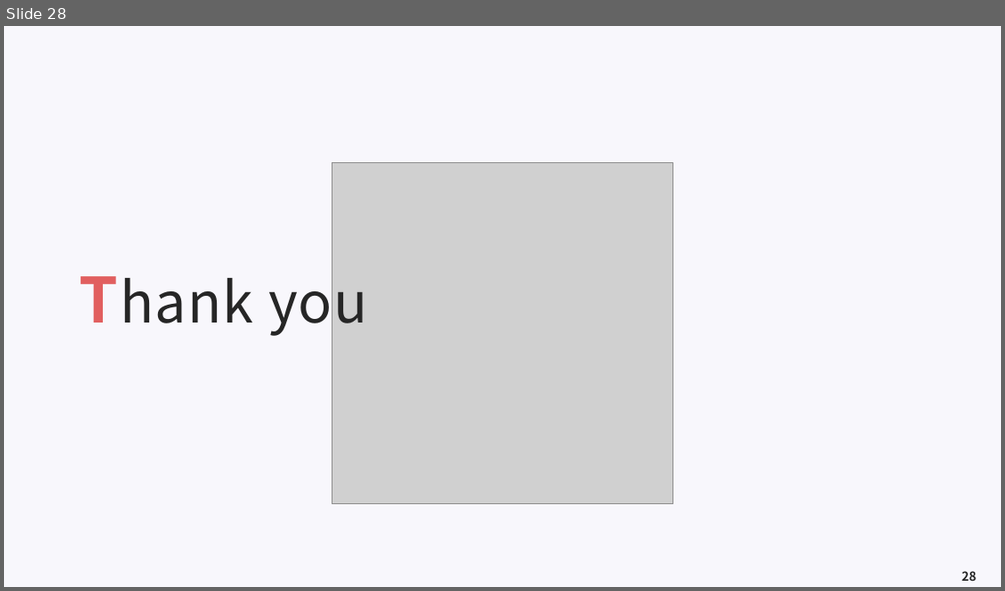
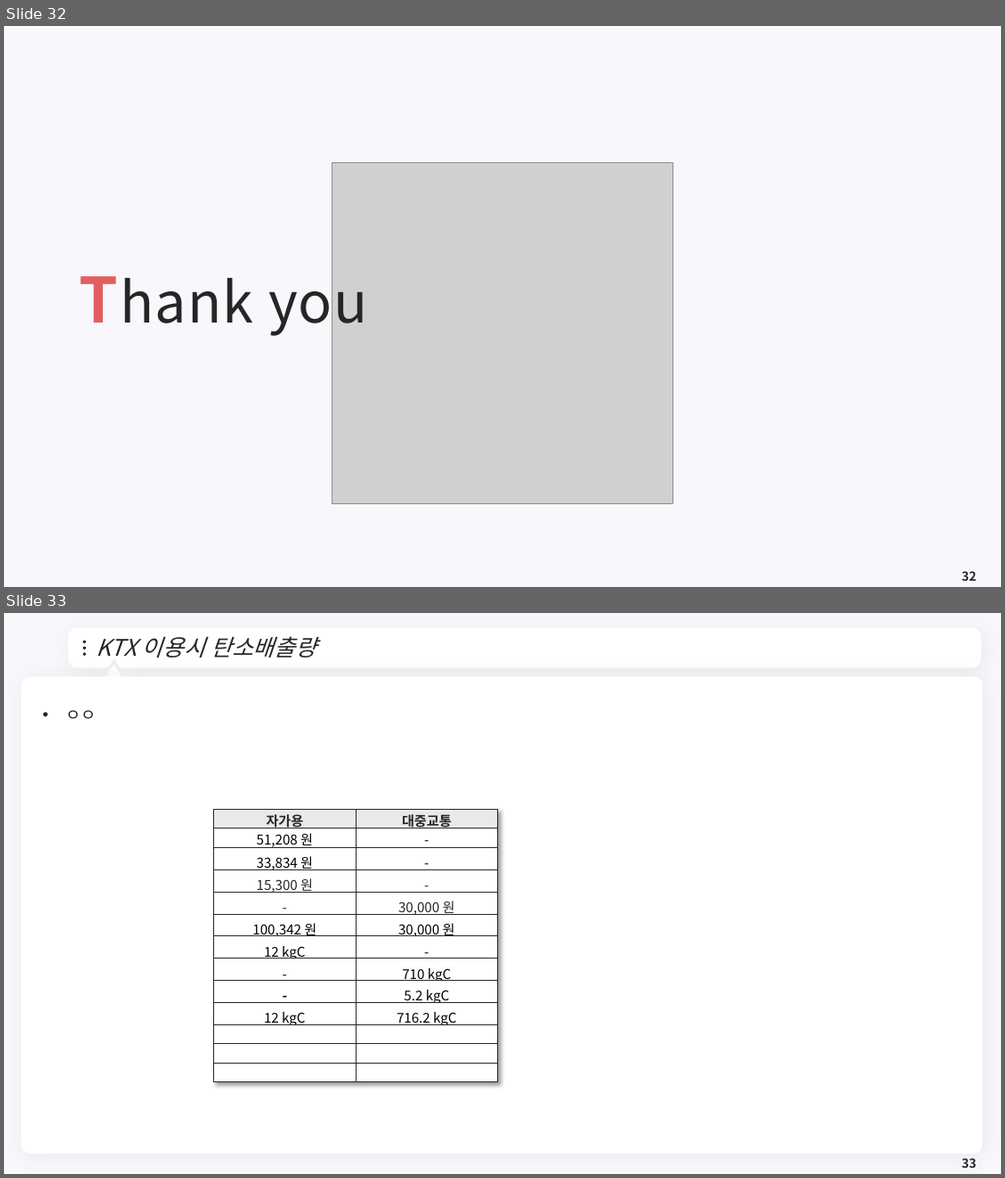
Before and after one commit to meandthey/Teaching, a slide deck: 생활속의 경제/01_Lectures/생활속의 경제_(에너지경제).pptx. Shown one above the other, each under a label of ours: slide 28 before the commit, slides 32 and 33 after it. The pictures are 1005x591 and 1005x1178 pixels, drawn with LibreOffice and Linux fonts; fonts in the diff are those of the drawing; grey boxes stand for pictures; background and template pictures are left out. Boxes give left, top, right and bottom in pixels: in the first picture for what was removed or moved away, otherwise in the second. Text is boxed around its words. In the diff, an @@ line names an element or a change of style, - is before the commit and + after.

```diff
--- a/생활속의 경제/01_Lectures/생활속의 경제_(에너지경제).pptx
+++ b/생활속의 경제/01_Lectures/생활속의 경제_(에너지경제).pptx
@@ slide 33 added at (4, 613, 1001, 1174), background #F8F7FC @@
@@ freeform shape added at (72, 632, 978, 665), fill #FFFFFF, outline #FFFFFF 7.25 pt @@
@@ title added at (97, 636, 316, 657), 22 pt, text #262626, italic @@
+KTX 이용시 탄소배출량
@@ ellipse added at (83, 641, 86, 643), fill #262626 @@
@@ ellipse added at (83, 647, 86, 649), fill #262626 @@
@@ ellipse added at (83, 653, 86, 656), fill #262626 @@
@@ freeform shape added at (957, 643, 966, 654), fill #FFFFFF @@
@@ rounded rectangle added at (21, 676, 983, 1153), fill #FFFFFF @@
@@ triangle added at (105, 667, 122, 682), fill #FFFFFF, outline #FFFFFF 3.75 pt @@
@@ text added at (66, 710, 97, 719), 16 pt, text #262626 @@
+• ㅇㅇ
@@ table added at (214, 809, 498, 1070), 13 rows, 2 columns @@
+자가용 | 대중교통
+51,208 원 | -
+33,834 원 | -
+15,300 원 | -
+- | 30,000 원
+100,342 원 | 30,000 원
+12 kgC | -
+- | 710 kgC
+- | 5.2 kgC
+12 kgC | 716.2 kgC
+ | 
+ | 
+ | 
@@ page number added at (962, 1158, 976, 1167), 12 pt, text #262626, bold @@
+33
@@ what was slide 28 is now slide 32 @@
@@ page number at (962, 571, 976, 580): text changed @@
-28
+32
```
Also in this commit, not shown: 12 slides changed, 10 other slides added, 5 slides removed, 1 other file.
